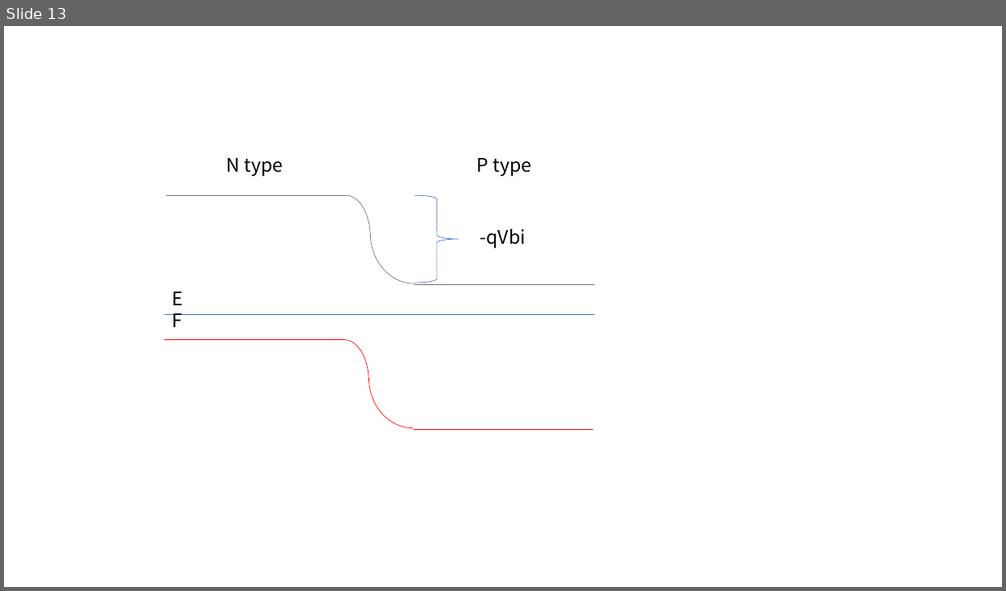
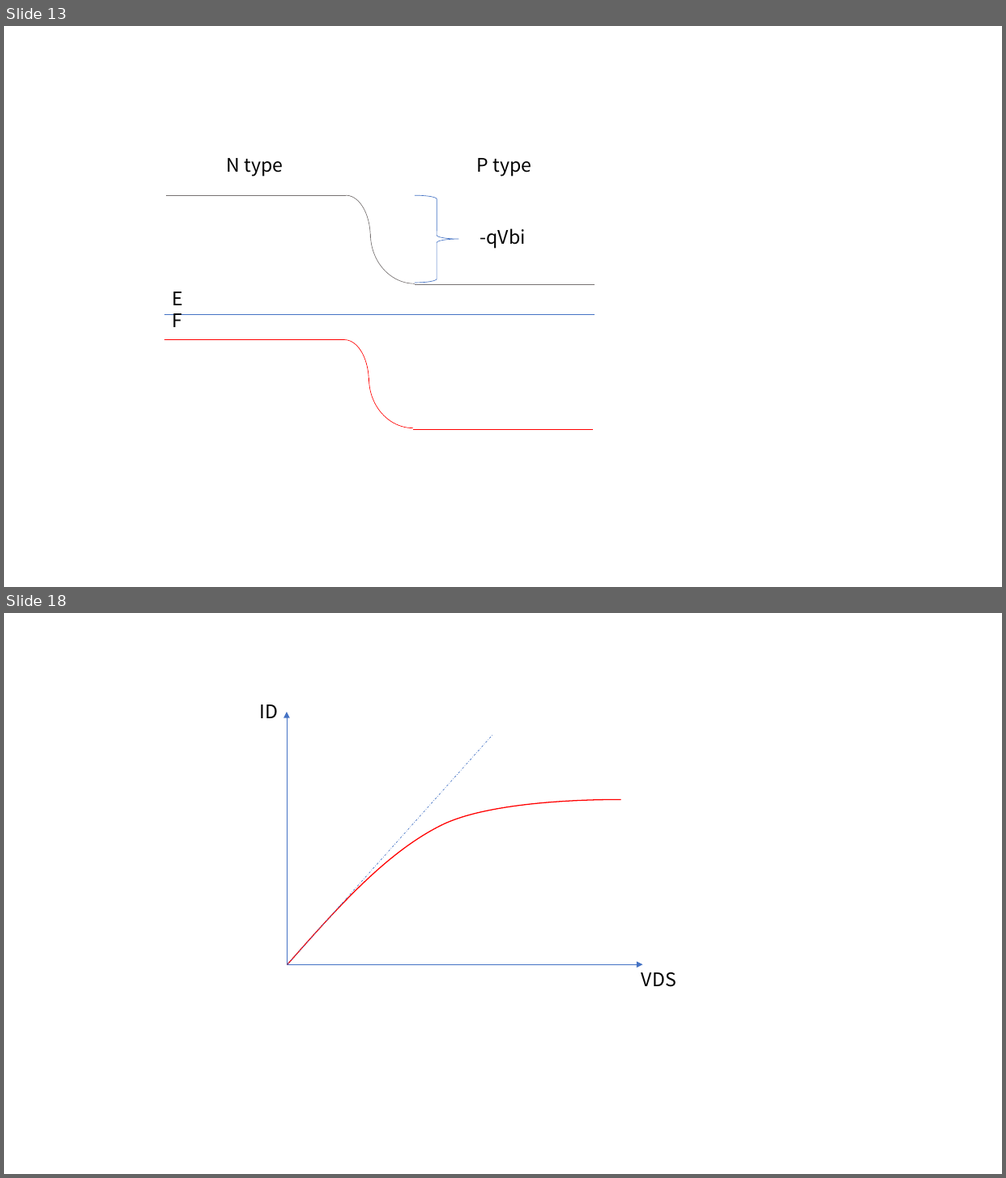
Before and after one commit to ingyer-ks/ebook, a slide deck: images/elec_circuit_image.pptx. Shown one above the other, each under a label of ours: slide 13 before the commit, slides 13 and 18 after it; the slides between them are not shown. The pictures are 1006x591 and 1006x1178 pixels, drawn with LibreOffice and Linux fonts; fonts in the diff are those of the drawing. Boxes give left, top, right and bottom in pixels: in the first picture for what was removed or moved away, otherwise in the second. Text is boxed around its words. In the diff, an @@ line names an element or a change of style, - is before the commit and + after.

```diff
--- a/images/elec_circuit_image.pptx
+++ b/images/elec_circuit_image.pptx
@@ slide 18 added at box(4, 613, 1002, 1174), background #FFFFFF @@
@@ text added at box(260, 705, 279, 718), 18 pt, text #000000 @@
+ID
@@ arrow added from (287, 965) to (287, 712), #4472C4 0.5 pt @@
@@ line added from (288, 965) to (493, 735), #4472C4 0.5 pt dashed @@
@@ freeform shape added at box(288, 799, 621, 964), outline #FF0000 1 pt @@
@@ arrow added from (287, 965) to (642, 965), #4472C4 0.5 pt @@
@@ text added at box(641, 972, 676, 987), 18 pt, text #000000 @@
+VDS
```
Also in this commit, not shown: 4 other slides added, 21 other files.
